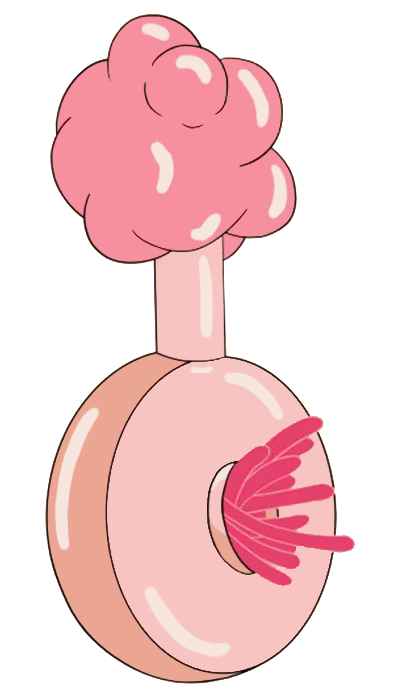
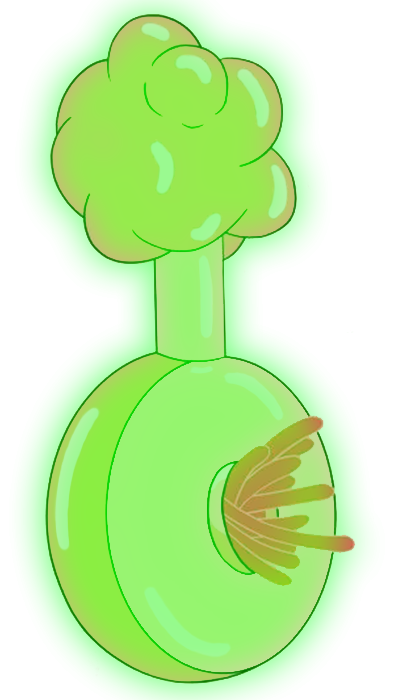
Comparing the layer stacks of the two 400×700 images. Changes:
added layer (unnamed layer) (linear light, 84%) above "Layer 2" over [left=12, top=0, right=380, bottom=700]
